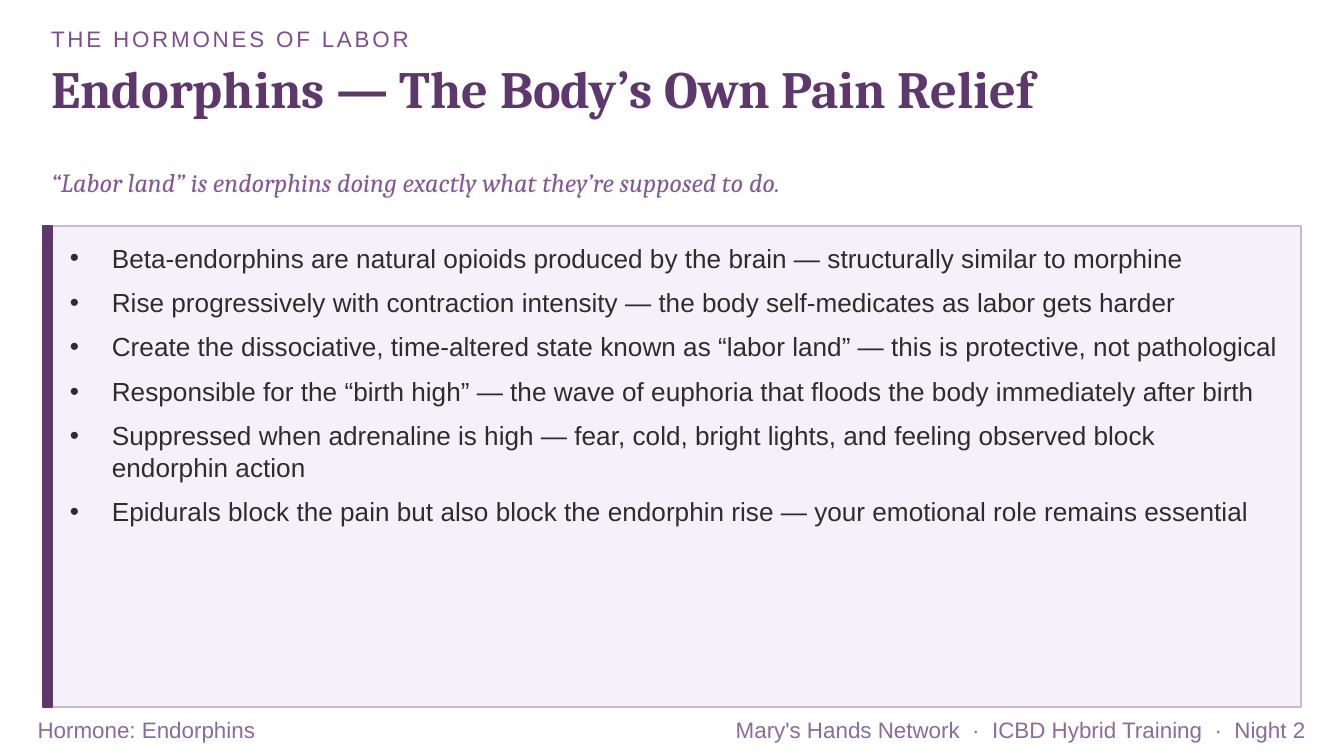
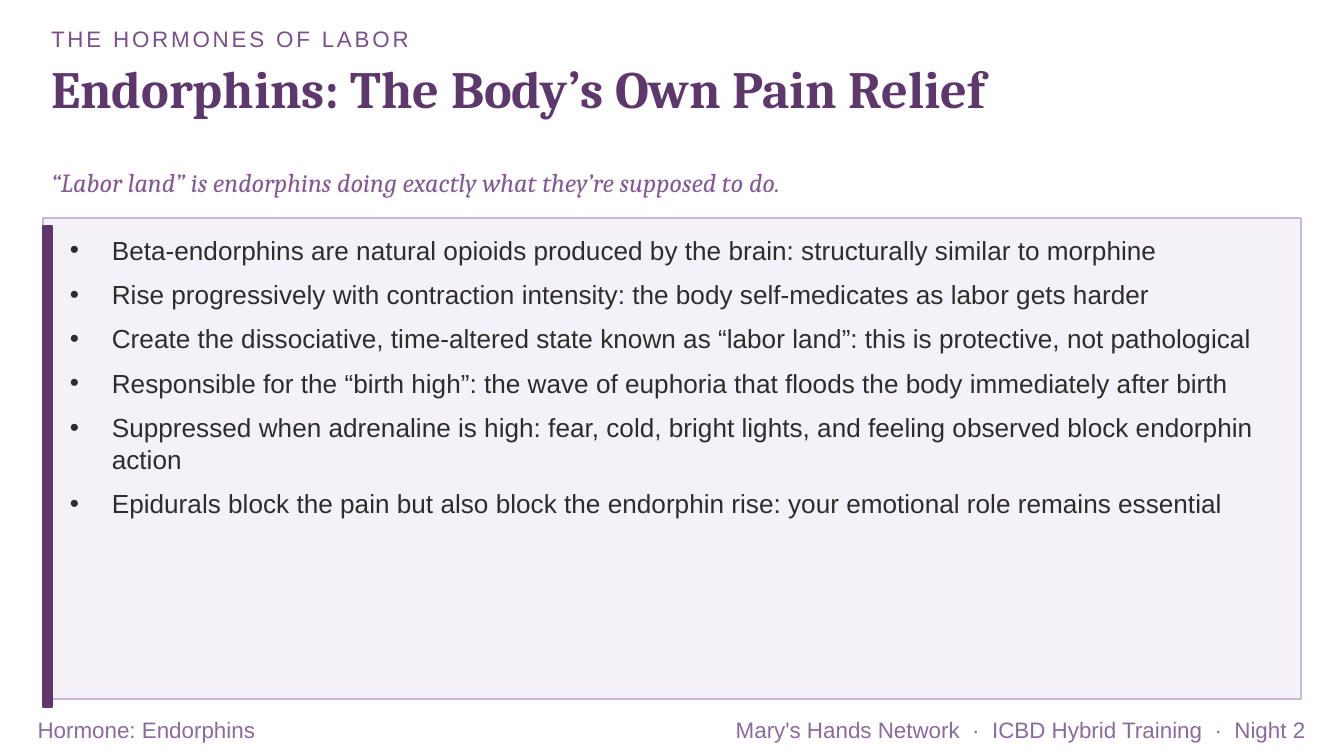
Before and after one commit to maryshandsnetwork-ai/MHNWebsiteTest, a slide deck: slide 22 of assets/training/mhn-icbd-night-2.pptx. Drawn at 1344x756 pixels with LibreOffice and Linux fonts; fonts in the diff are those of the drawing. Boxes give left, top, right and bottom in pixels: in the first picture for what was removed or moved away, otherwise in the second. Text is boxed around its words. In the diff, an @@ line names an element or a change of style, - is before the commit and + after.

```diff
--- a/assets/training/mhn-icbd-night-2.pptx
+++ b/assets/training/mhn-icbd-night-2.pptx
@@ text at (x1=51, y1=71, x2=985, y2=120): text changed @@
-Endorphins — The Body’s Own Pain Relief
+Endorphins: The Body’s Own Pain Relief
@@ rectangle moved from (x1=43, y1=226, x2=1301, y2=707) to (x1=43, y1=218, x2=1301, y2=699) @@
@@ text at (x1=112, y1=241, x2=1252, y2=519): text changed @@
-• Beta-endorphins are natural opioids produced by the brain — structurally similar to morphine
-• Rise progressively with contraction intensity — the body self-medicates as labor gets harder
-• Create the dissociative, time-altered state known as “labor land” — this is protective, not pathological
-• Responsible for the “birth high” — the wave of euphoria that floods the body immediately after birth
-• Suppressed when adrenaline is high — fear, cold, bright lights, and feeling observed block endorphin action
-• Epidurals block the pain but also block the endorphin rise — your emotional role remains essential
+• Beta-endorphins are natural opioids produced by the brain: structurally similar to morphine
+• Rise progressively with contraction intensity: the body self-medicates as labor gets harder
+• Create the dissociative, time-altered state known as “labor land”: this is protective, not pathological
+• Responsible for the “birth high”: the wave of euphoria that floods the body immediately after birth
+• Suppressed when adrenaline is high: fear, cold, bright lights, and feeling observed block endorphin action
+• Epidurals block the pain but also block the endorphin rise: your emotional role remains essential
```
Also in this commit, not shown: 70 other slides changed, 1 other file.
